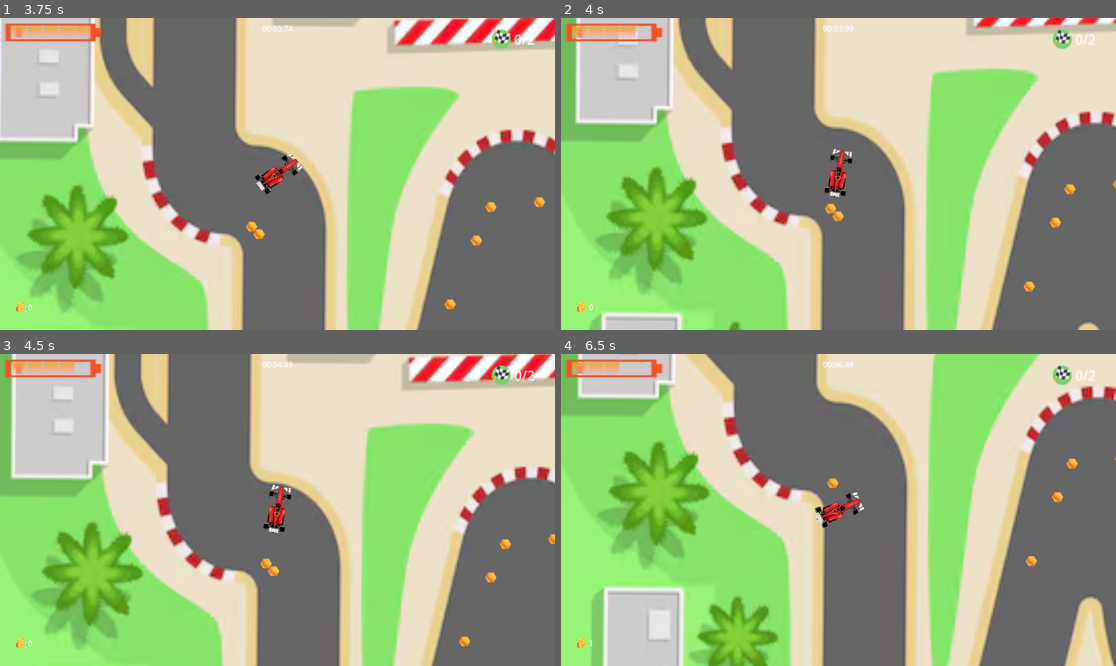
Above: before the commit, frames 1-4 (two rows, left to right).
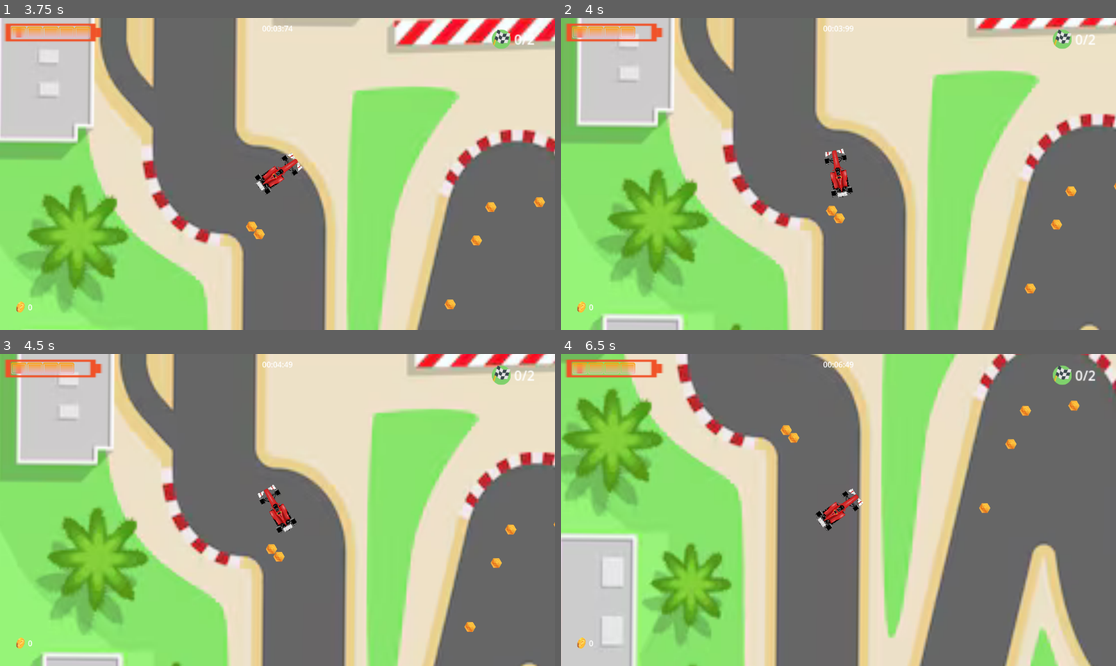
Above: after the commit, the same moments.

Repository: haroldmud/F1-qualy
Game: Godot game, scene res://scenes/level.tscn
The game is run twice, just before and just after one commit, with the same random seed, the same clock (stepped at 60 frames per second) and the same inputs.
Inputs:
- Up to frame 1 (3.75 s): tap Enter (ui_accept) at 0.5, 0.6, 0.77, 1.07, 1.25, 1.35, 1.52, 1.82, 2.1, 2.85, 3.02, 3.32, 3.6 s; hold Right (right) 0.53-1.28 s; hold Down (brake) 1.28-2.03 s; hold Right (right) 2.03-2.78 s; hold Up (forward) 2.78-3.53 s; hold Left (left) from 3.53 s (still down)
- Up to frame 2 (4 s): keep holding Left (left); tap Enter (ui_accept) at 3.77 s
- Up to frame 3 (4.5 s): keep holding Left (left); tap Enter (ui_accept) at 4.07, 4.35 s
- Up to frame 4 (6.5 s): tap Enter (ui_accept) at 4.52, 4.82, 5.1, 5.85, 6.02, 6.32 s; release Left (left) at 5.03 s; hold Down (brake) 5.03-5.78 s; hold Right (right) from 5.78 s (still down)

Frame 1 is identical in both runs. In frame 2, 7.5% of the frame differs, in the area x 0-100%, y 0-100%; in frame 3, 27%; in frame 4, 67%.

Commit message:
feat: made some rotation improvements

Diff:
--- /dev/null
+++ b/Global/global.gd
@@ -0,0 +1,6 @@
+extends Node
+
+
+var time := "DNF"
+var score := 0
+var won := false
--- /dev/null
+++ b/game_finish.tscn
@@ -0,0 +1,82 @@
+[gd_scene load_steps=3 format=3 uid="uid://bep7m274ixcov"]
+
+[ext_resource type="Texture2D" uid="uid://0boxs1e5f3qk" path="res://assets/mytrack2d.png" id="1_hm23b"]
+[ext_resource type="Script" uid="uid://c3d03d0ndbh5r" path="res://scripts/game_finish.gd" id="1_oo4fw"]
+
+[node name="GameFinish" type="CanvasLayer"]
+script = ExtResource("1_oo4fw")
+
+[node name="TextureRect" type="TextureRect" parent="."]
+anchors_preset = -1
+anchor_left = -0.021000002
+anchor_top = -0.060000002
+offset_left = -185.808
+offset_top = -452.12
+offset_right = 1332.0
+offset_bottom = 688.0
+texture = ExtResource("1_hm23b")
+
+[node name="CenterContainer" type="VBoxContainer" parent="."]
+anchors_preset = 8
+anchor_left = 0.5
+anchor_top = 0.5
+anchor_right = 0.5
+anchor_bottom = 0.5
+offset_left = -46.0
+offset_top = -24.5
+offset_right = 51.0
+offset_bottom = 51.5
+grow_horizontal = 2
+grow_vertical = 2
+
+[node name="GameOverMargin" type="MarginContainer" parent="CenterContainer"]
+layout_mode = 2
+
+[node name="Label" type="Label" parent="CenterContainer"]
+layout_mode = 2
+size_flags_horizontal = 4
+theme_override_colors/font_color = Color(0.4267048, 0.6937514, 0.920794, 1)
+theme_override_font_sizes/font_size = 80
+text = "GAME OVER
+"
+
+[node name="TimeMargin" type="MarginContainer" parent="CenterContainer"]
+layout_mode = 2
+
+[node name="Label" type="Label" parent="CenterContainer/TimeMargin"]
+layout_mode = 2
+size_flags_horizontal = 4
+theme_override_colors/font_color = Color(0.16828066, 0.78492117, 0.82220936, 1)
+theme_override_font_sizes/font_size = 40
+text = "Time: DNF"
+
+[node name="ScoreMargin" type="MarginContainer" parent="CenterContainer"]
+layout_mode = 2
+size_flags_vertical = 8
+
+[node name="Label" type="Label" parent="CenterContainer/ScoreMargin"]
+layout_mode = 2
+size_flags_horizontal = 4
+theme_override_colors/font_color = Color(0.29386607, 0.8134888, 0.85237527, 1)
+theme_override_font_sizes/font_size = 30
+text = "Score: 213"
+
+[node name="RestartMargin" type="MarginContainer" parent="."]
+anchors_preset = 7
+anchor_left = 0.5
+anchor_top = 1.0
+anchor_right = 0.5
+anchor_bottom = 1.0
+offset_left = -127.0
+offset_top = -40.0
+offset_right = 127.0
+grow_horizontal = 2
+grow_vertical = 0
+theme_override_constants/margin_bottom = 12
+
+[node name="Label" type="Label" parent="RestartMargin"]
+layout_mode = 2
+theme_override_colors/font_color = Color(0.8486747, 0.1834665, 0.76756257, 1)
+theme_override_colors/font_outline_color = Color(0.8189567, 0.7549339, 0.7891289, 1)
+theme_override_font_sizes/font_size = 28
+text = "Click on Enter or Space to restart"
--- a/project.godot
+++ b/project.godot
@@ -14,6 +14,10 @@
 run/main_scene="res://scenes/level.tscn"
 config/features=PackedStringArray("4.5", "Forward Plus")
 config/icon="res://icon.svg"
+
+[autoload]
+
+Global="*res://Global/global.gd"
 
 [input]
 
--- a/scripts/coin_instance.gd
+++ b/scripts/coin_instance.gd
@@ -5,19 +5,15 @@
 
 func _ready():
 	player_node = get_tree().current_scene.get_node("Player")
-	# Connect the signal when the coin is ready
 	body_entered.connect(_on_body_entered)
 
 func _process(delta: float) -> void:
-	#$"../UI".text = str(player_node.coins_collected)
-	print("oiqurweoiquer", player_node.coins_collected)
 	get_tree().call_group("ui", "set_coins", player_node.coins_collected)
 
 func _on_body_entered(body: Node2D) -> void:
 	if body != player_node:
 		return
 
-	# Increment the player's coin count
 	player_node.coins_collected += 1
 
 	$Coin.visible = false
--- a/scripts/crash.gd
+++ b/scripts/crash.gd
@@ -11,4 +11,5 @@
 
 
 func _on_body_entered(body: Node2D) -> void:
-	print("MAJOR CRASH DETECTED")
+	#get_tree().change_scene_to_file("res://game_finish.tscn")
+	pass
--- /dev/null
+++ b/scripts/game_finish.gd
@@ -0,0 +1,19 @@
+extends CanvasLayer
+
+
+# Called when the node enters the scene tree for the first time.
+func _ready() -> void:
+	pass # Replace with function body.
+
+
+# Called every frame. 'delta' is the elapsed time since the previous frame.
+func _process(delta: float) -> void:
+	if Global.won:
+		$CenterContainer/Label.text = "GAME WON"
+		$CenterContainer/TimeMargin/Label.text = "Time: " + Global.time
+		$CenterContainer/ScoreMargin/Label.text = "Score: " + str(Global.score)
+	elif not Global.won:
+		$CenterContainer/ScoreMargin/Label.text = "Score: " + str(Global.score)
+
+	if Input.is_action_just_pressed("ui_accept"):
+		get_tree().change_scene_to_file("res://scenes/level.tscn")
--- a/scripts/level.gd
+++ b/scripts/level.gd
@@ -12,13 +12,19 @@
 # Called every frame. 'delta' is the elapsed time since the previous frame.
 func _process(delta: float) -> void:
 	time_elapsed += delta
-
+	Global.score = time_elapsed * get_tree().current_scene.get_node("Player").coins_collected
 	var minutes = int(time_elapsed / 60)
 	var seconds = int(time_elapsed) % 60
 	var milliseconds = int((time_elapsed - int(time_elapsed)) * 100)
+	Global.time = "%02d:%02d:%02d" % [minutes, seconds, milliseconds]
 
 	$UI/ScoreMargin/Label.text = "%02d:%02d:%02d" % [minutes, seconds, milliseconds]
 	$UI/LapsMargin/HBoxContainer/Label.text = str(lap) + "/2"
+
+	if lap > 2:
+		Global.won = true
+		get_tree().change_scene_to_file("res://game_finish.tscn")
+		lap = 2
 
 func _on_circuit_body_entered(body: Node2D) -> void:
 	is_collided = true
@@ -31,7 +37,7 @@
 	if health >= 0:
 		get_tree().call_group("ui", "set_health", health)
 	elif health < 0:
-		print("Nigga, you died")
+		get_tree().change_scene_to_file("res://game_finish.tscn")
 
 	if body.has_method("disable_input"):
 		body.disable_input(1.5)
@@ -48,7 +54,6 @@
 	is_collided = false
 
 func _on_coin_instance_coin_collision(somesome) -> void:
-	#print(somesome) -  this is for the amount of coins collected
 	pass
 
 func _on_finish_line_area_body_exited(body: Node2D) -> void:
--- a/scripts/player.gd
+++ b/scripts/player.gd
@@ -37,7 +37,7 @@
 
 func disable_input(seconds: float) -> void:
 	input_disabled = true
-	await get_tree().create_timer(seconds).timeout
+	#await get_tree().create_timer(seconds).timeout
 	input_disabled = false
 
 func _ready() -> void:
Not shown, added: Global/global.gd.uid
Not shown, added: scripts/game_finish.gd.uid
